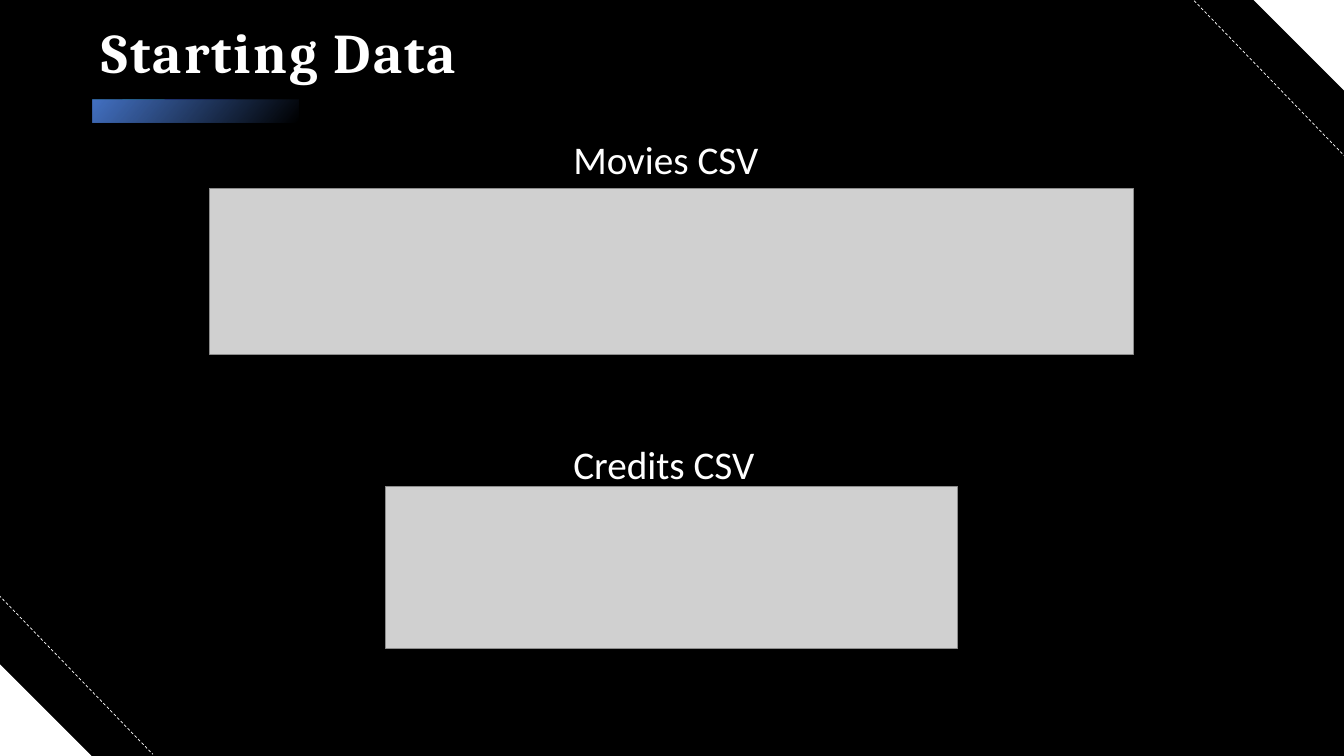
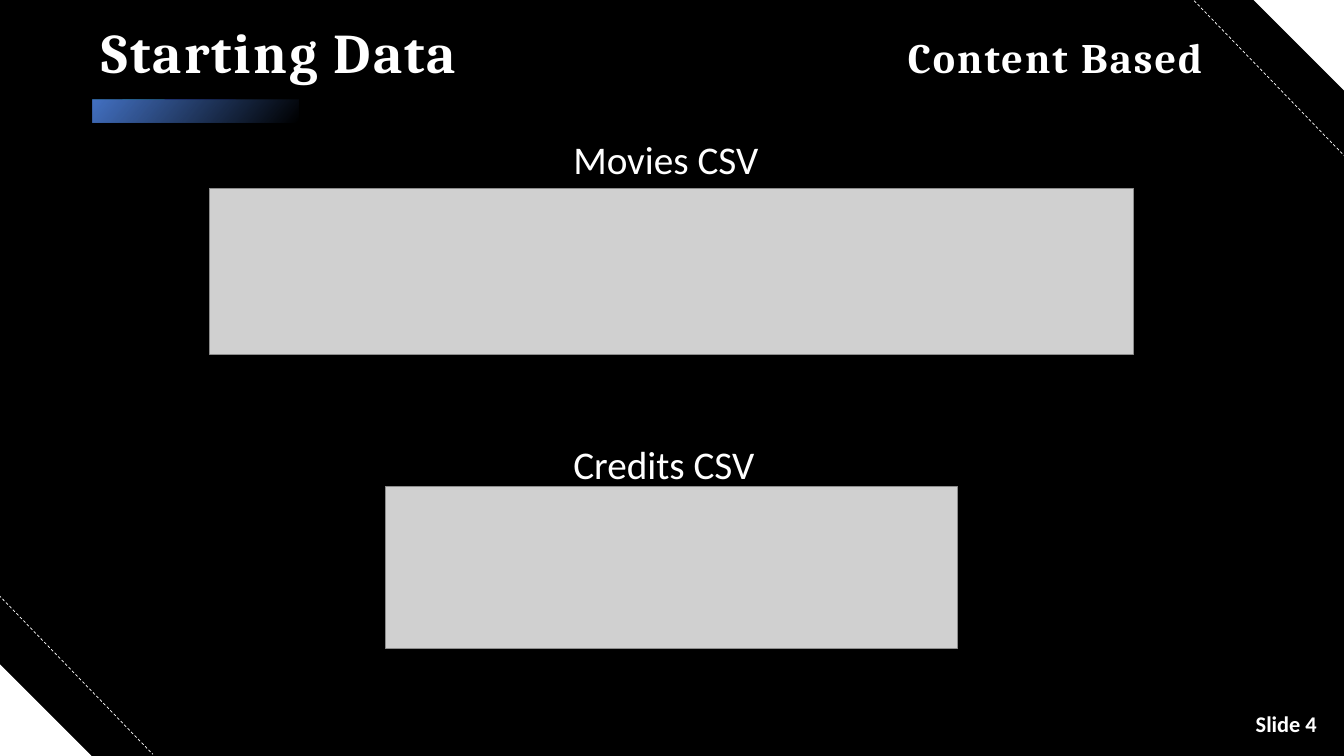
Before and after one commit to cseebec/Movie_Recommendation_P4, a slide deck: slide 5 of Movie Recommendation Systems.pptx. Drawn at 1344x756 pixels with LibreOffice and Linux fonts; fonts in the diff are those of the drawing; grey boxes stand for pictures; background and template pictures are left out. Boxes give left, top, right and bottom in pixels: in the first picture for what was removed or moved away, otherwise in the second. Text is boxed around its words. In the diff, an @@ line names an element or a change of style, - is before the commit and + after.

```diff
--- a/Movie Recommendation Systems.pptx
+++ b/Movie Recommendation Systems.pptx
@@ title at bbox=[102, 34, 1202, 85]: text changed @@
-Starting Data
+Starting Data Content Based
@@ text added at bbox=[1256, 716, 1316, 732], 16 pt, text #FFFFFF, bold @@
+Slide 4
```
Also in this commit, not shown: 9 other slides changed, 4 slides added.
